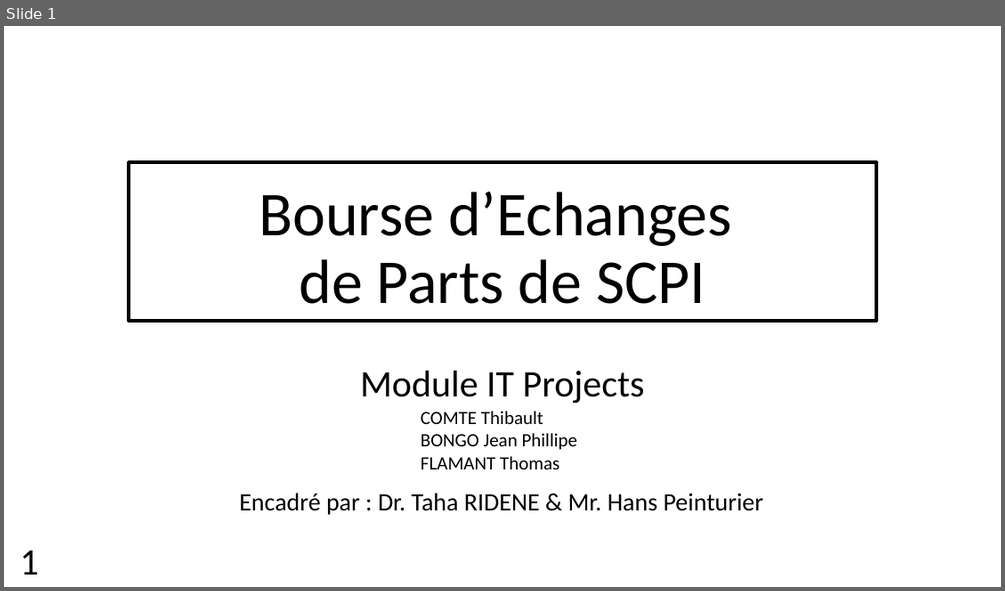
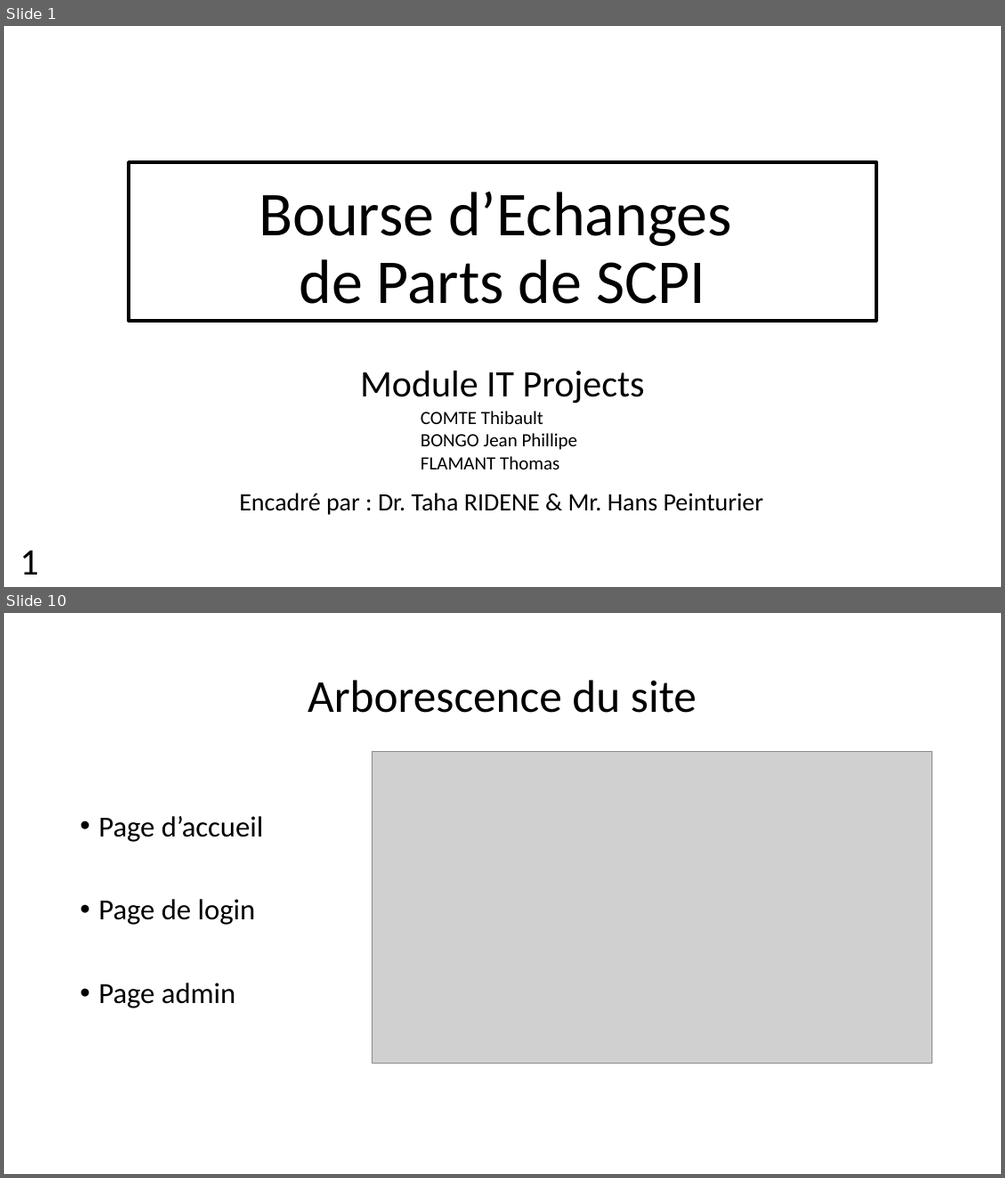
Before and after one commit to Thibaut-Comte/projetIT, a slide deck: PrésentationBourseEchangeSCPI.pptx. Shown one above the other, each under a label of ours: slide 1 before the commit, slides 1 and 10 after it; the slides between them are not shown. The pictures are 1005x591 and 1005x1178 pixels, drawn with LibreOffice and Linux fonts; fonts in the diff are those of the drawing; grey boxes stand for pictures. Boxes give left, top, right and bottom in pixels: in the first picture for what was removed or moved away, otherwise in the second. Text is boxed around its words. In the diff, an @@ line names an element or a change of style, - is before the commit and + after.

```diff
--- a/PrésentationBourseEchangeSCPI.pptx
+++ b/PrésentationBourseEchangeSCPI.pptx
@@ slide 10 added at box(4, 613, 1001, 1174), background #FFFFFF @@
@@ title added at box(307, 680, 696, 713), 44 pt, text #000000 @@
+Arborescence du site
@@ picture added at box(372, 751, 933, 1063) @@
@@ text added at box(98, 816, 263, 1008), 28 pt, text #000000 @@
+• Page d’accueil
+• Page de login
+• Page admin
```
Also in this commit, not shown: 4 slides changed, 14 other slides added, 2 slides removed, 4 other files.
